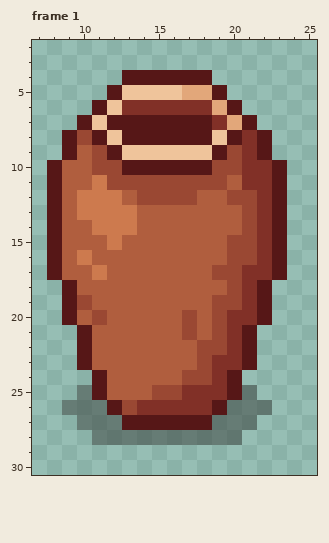
Edited in one commit: pixel-art file (_Data/LevelObject/ClayBottonB.aseprite). Above is the file before it was changed.
32x32 pixels, 2 frames. Shown: frame 1: x 7..25, y 2..30.
Once edited:
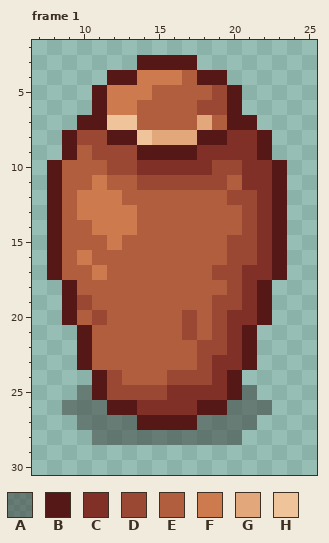
Palette (. is transparent): A #2b2b2872  B #561717  C #813027  D #9a4833  E #b05e3e  F #cd7a4e  G #e2a77a  H #efc49b
Difference:
layer "Top" added
Frame 1, layers "Top", "Layer 1":
Colour A replaces colour B in row 27 at x 13 and 18.
Colour B is added in row 3 at x 14 to 17; in row 4 at x 12 and 19; in row 5 at x 11 and 20.
Colour B replaces colour C in row 26 at x 18.
Colour B replaces colour D in row 26 at x 13.
Colour B replaces colour G in row 7 at x 20.
Colour B replaces colour H in row 7 at x 11; in row 8 at x 12 and 19; in row 9 at x 14 to 17.
Colour C replaces colour B in row 8 at x 20; in row 9 at x 19; in row 10 at x 14 to 18.
Colour C replaces colour D in row 9 at x 20; in row 25 at x 16.
Colour C replaces colour H in row 9 at x 18.
Colour D replaces colour B in row 5 at x 19; in row 8 at x 11; in row 9 at x 12; in row 10 at x 13.
Colour D replaces colour C in row 6 at x 18.
Colour D replaces colour E in row 24 at x 12 and 16; in row 25 at x 12 to 14.
Colour D replaces colour G in row 6 at x 19.
Colour D replaces colour H in row 9 at x 13.
Colour E replaces colour B in row 4 at x 17; in row 7 at x 14 to 17.
Colour E replaces colour C in row 6 at x 14 to 17; in row 7 at x 19.
Colour E replaces colour D in row 10 at x 11; in row 11 at x 12 to 13; in row 12 at x 14 to 17.
Colour E replaces colour G in row 5 at x 17 to 18.
Colour E replaces colour H in row 5 at x 15 to 16.
Colour F replaces colour B in row 4 at x 14 to 16; in row 5 at x 12.
Colour F replaces colour C in row 6 at x 13.
Colour F replaces colour H in row 5 at x 13 to 14; in row 6 at x 12.
Colour G replaces colour B in row 7 at x 18; in row 8 at x 15 to 17.
Colour H replaces colour B in row 7 at x 12 to 13; in row 8 at x 14.
